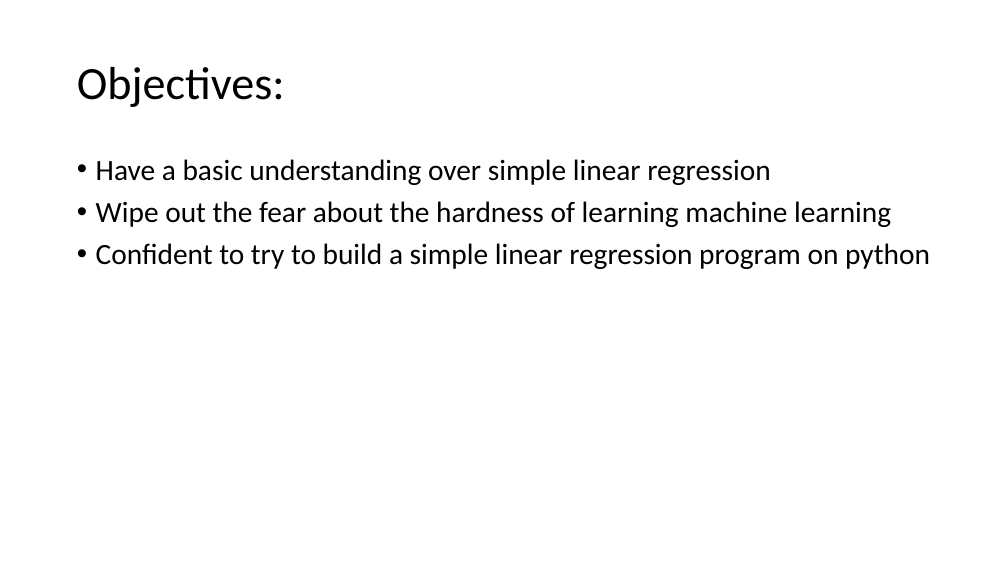
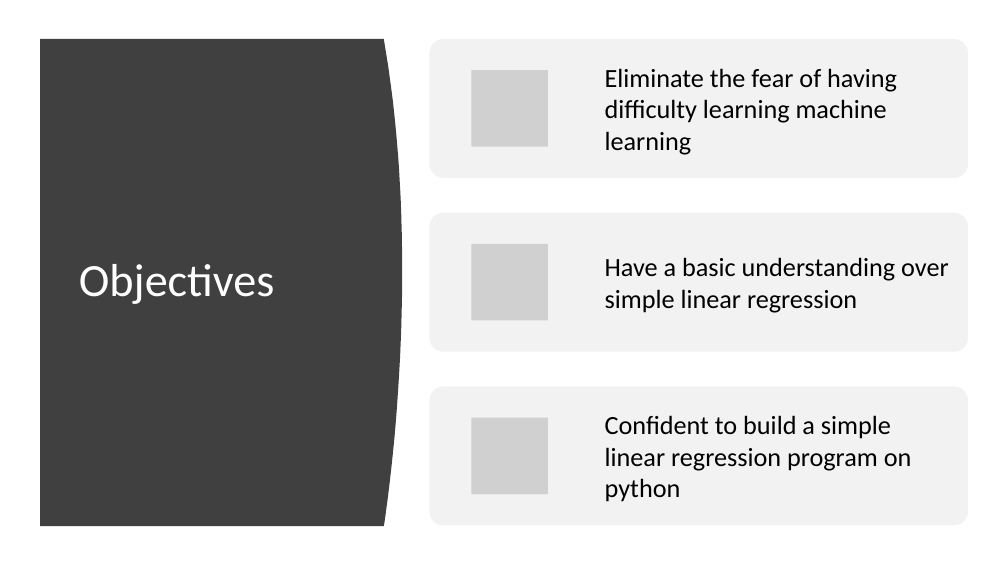
Before and after one commit to lekhasy/ML-presentation, a slide deck: slide 2 of presentation.pptx. Drawn at 1008x567 pixels with LibreOffice and Linux fonts; fonts in the diff are those of the drawing; grey boxes stand for pictures. Boxes give left, top, right and bottom in pixels: in the first picture for what was removed or moved away, otherwise in the second. Text is boxed around its words. In the diff, an @@ line names an element or a change of style, - is before the commit and + after.

Commit message:
Update presentation file

```diff
--- a/presentation.pptx
+++ b/presentation.pptx
@@ freeform shape added at bbox=[40, 39, 402, 526], fill #404040 @@
@@ text removed at bbox=[96, 159, 930, 269] @@
-• Have a basic understanding over simple linear regression
-• Wipe out the fear about the hardness of learning machine learning
-• Confident to try to build a simple linear regression program on python
@@ title at bbox=[79, 264, 274, 304]: text changed; text colour #000000 to #FFFFFF @@
-Objectives:
+Objectives
@@ group added at bbox=[430, 39, 968, 526]: 3 rounded rectangles, 3 pictures, 3 texts @@
+Eliminate the fear of having difficulty learning machine learning
+Have a basic understanding over simple linear regression
+Confident to build a simple linear regression program on python
```
Also in this commit, not shown: 3 other slides changed, 8 slides added, 2 slides removed.
